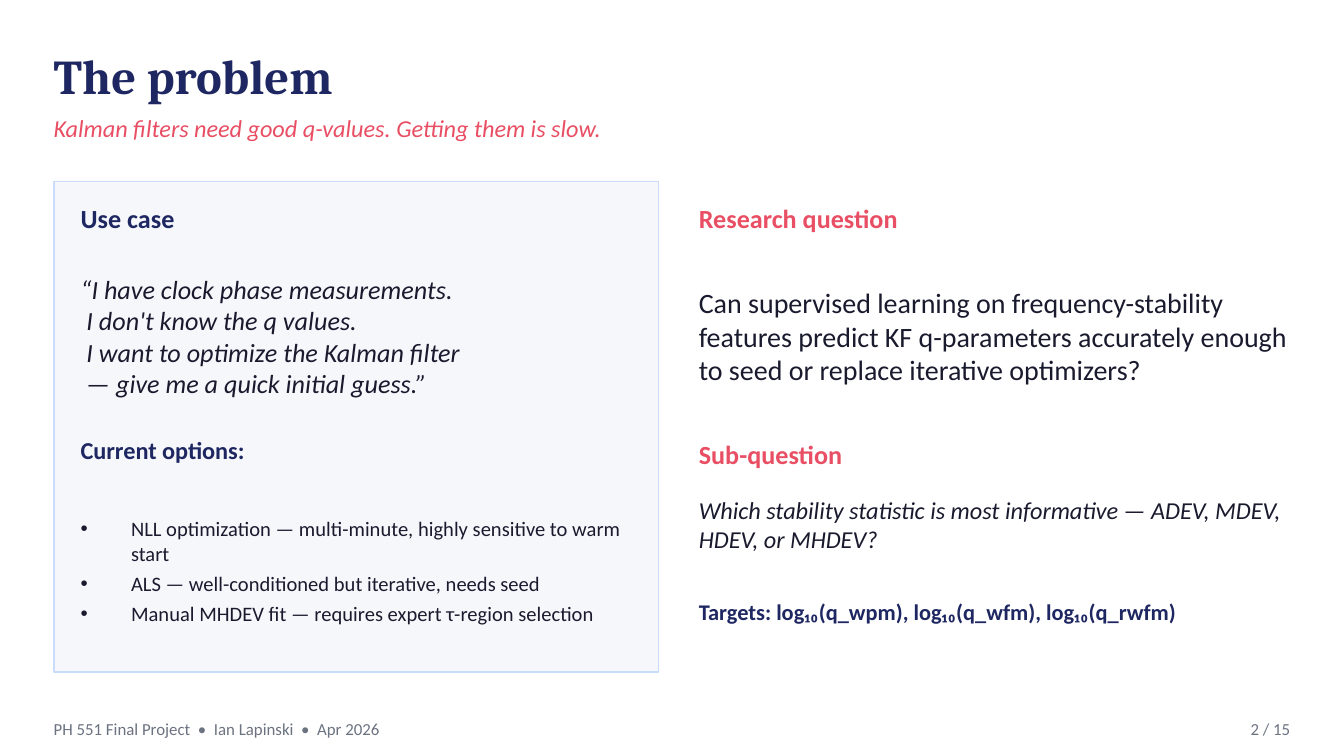
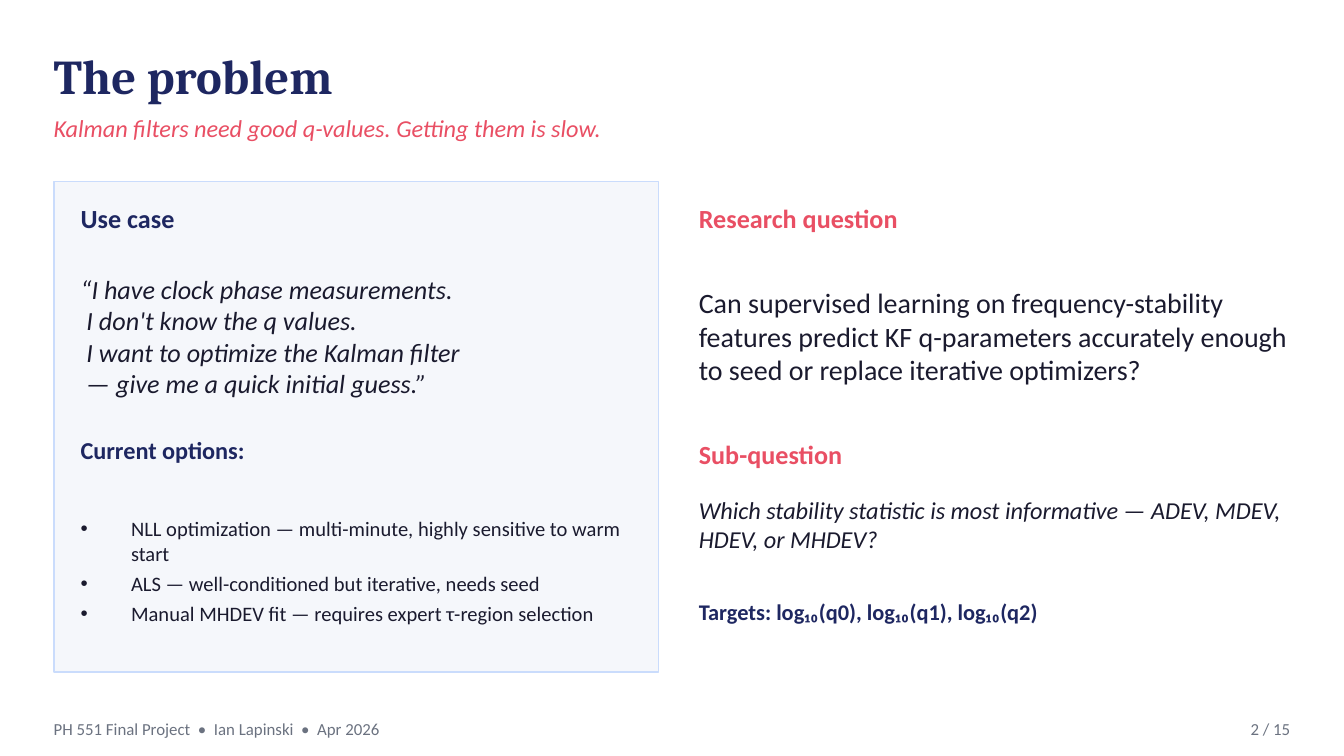
Before and after one commit to ianlap/SigmaTau, a slide deck: slide 2 of ml/presentation.pptx. Drawn at 1344x756 pixels with LibreOffice and Linux fonts; fonts in the diff are those of the drawing. Boxes give left, top, right and bottom in pixels: in the first picture for what was removed or moved away, otherwise in the second. Text is boxed around its words. In the diff, an @@ line names an element or a change of style, - is before the commit and + after.

```diff
--- a/ml/presentation.pptx
+++ b/ml/presentation.pptx
@@ text at [699, 603, 1038, 624]: text changed @@
-Targets: log₁₀(q_wpm), log₁₀(q_wfm), log₁₀(q_rwfm)
+Targets: log₁₀(q0), log₁₀(q1), log₁₀(q2)
```
Also in this commit, not shown: 6 other slides changed, 7 other files.
